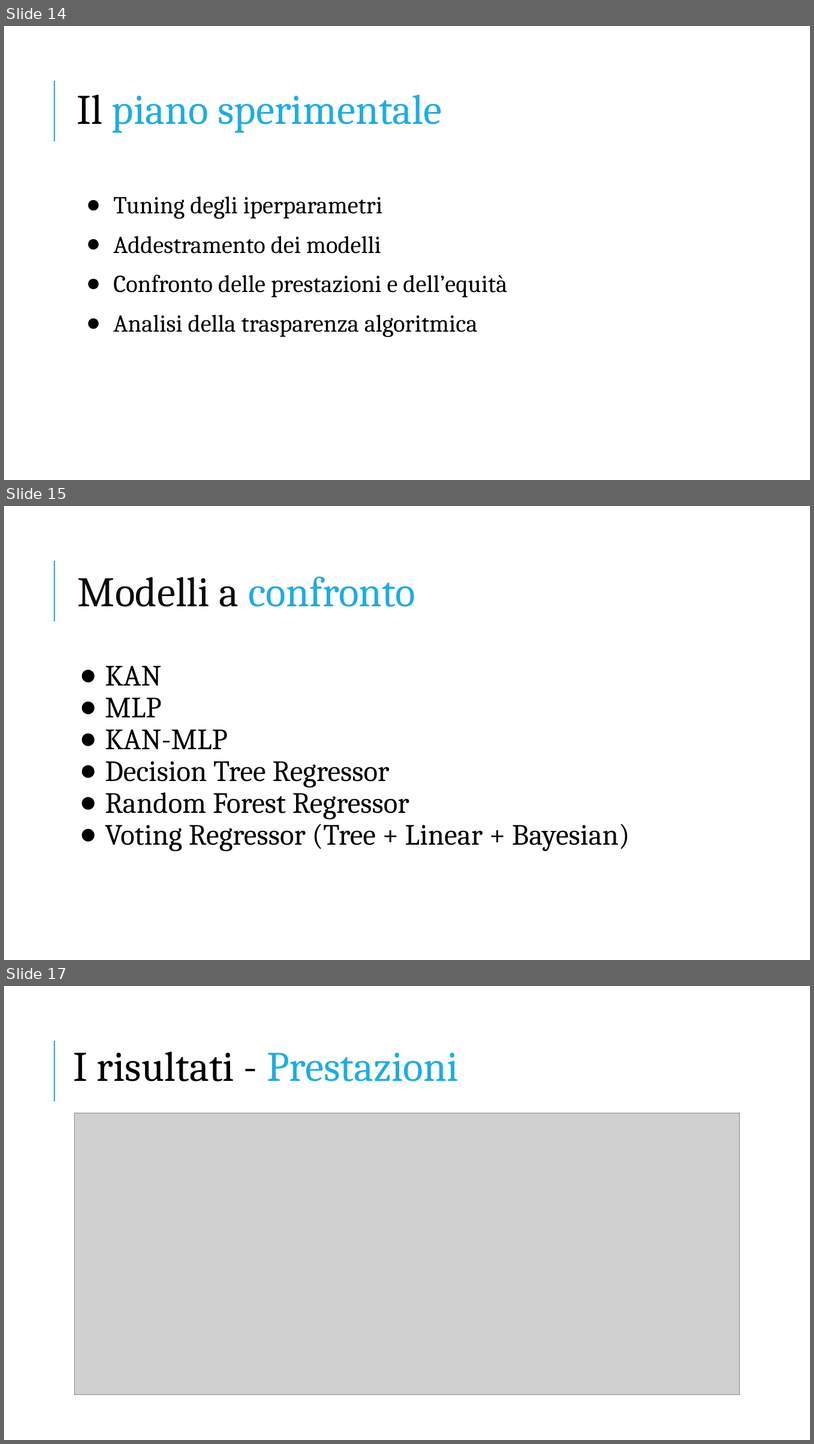
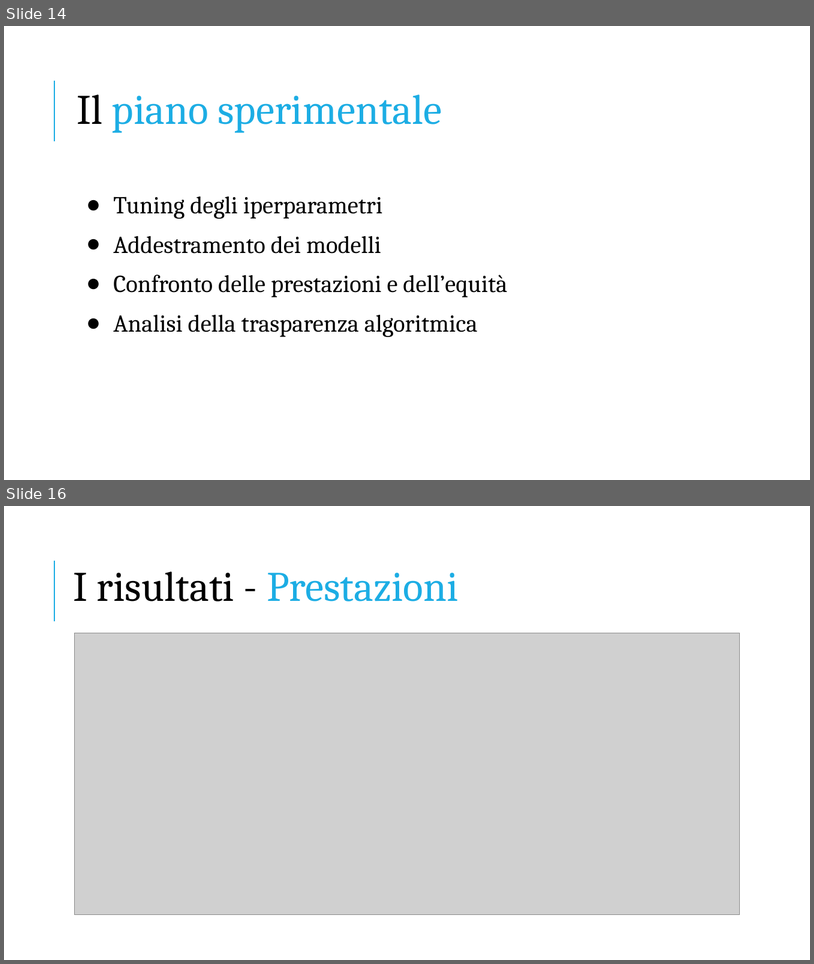
Before and after one commit to Church-17/YesWeKAN, a slide deck: Presentazione_YesWeKAN.pptx. Shown one above the other, each under a label of ours: slides 14, 15 and 17 before the commit, slides 14 and 16 after it; the slides between them are not shown. The pictures are 814x1444 and 814x964 pixels, drawn with LibreOffice and Linux fonts; fonts in the diff are those of the drawing; grey boxes stand for pictures. Boxes give left, top, right and bottom in pixels: in the first picture for what was removed or moved away, otherwise in the second. Text is boxed around its words. In the diff, an @@ line names an element or a change of style, - is before the commit and + after.

```diff
--- a/Presentazione_YesWeKAN.pptx
+++ b/Presentazione_YesWeKAN.pptx
@@ slide 15 removed at bbox=[4, 506, 810, 960], background #FFFFFF; not listed: 1 template element that a slide beside it also shows @@
@@ title removed at bbox=[78, 576, 416, 607] @@
-Modelli a confronto
@@ text removed at bbox=[105, 666, 630, 851] @@
-● KAN
-● MLP
-● KAN-MLP
-● Decision Tree Regressor
-● Random Forest Regressor
-● Voting Regressor (Tree + Linear + Bayesian)
@@ what was slide 17 is now slide 16 @@
```
Also in this commit, not shown: 1 slide changed.
